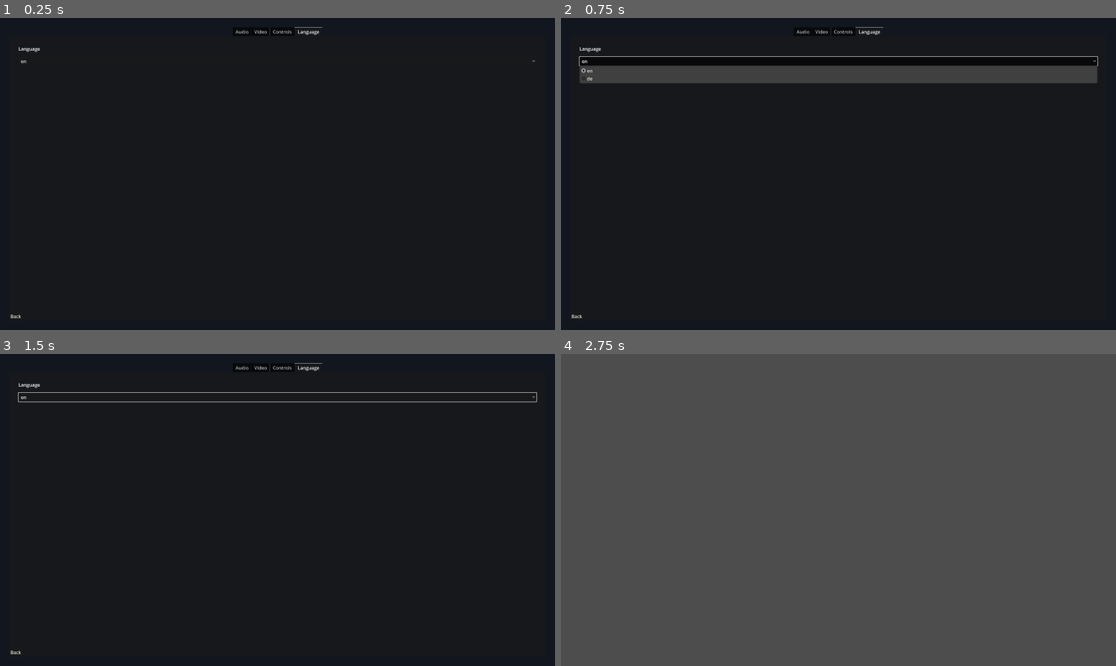
Above: before the commit, frames 1-4 (two rows, left to right).
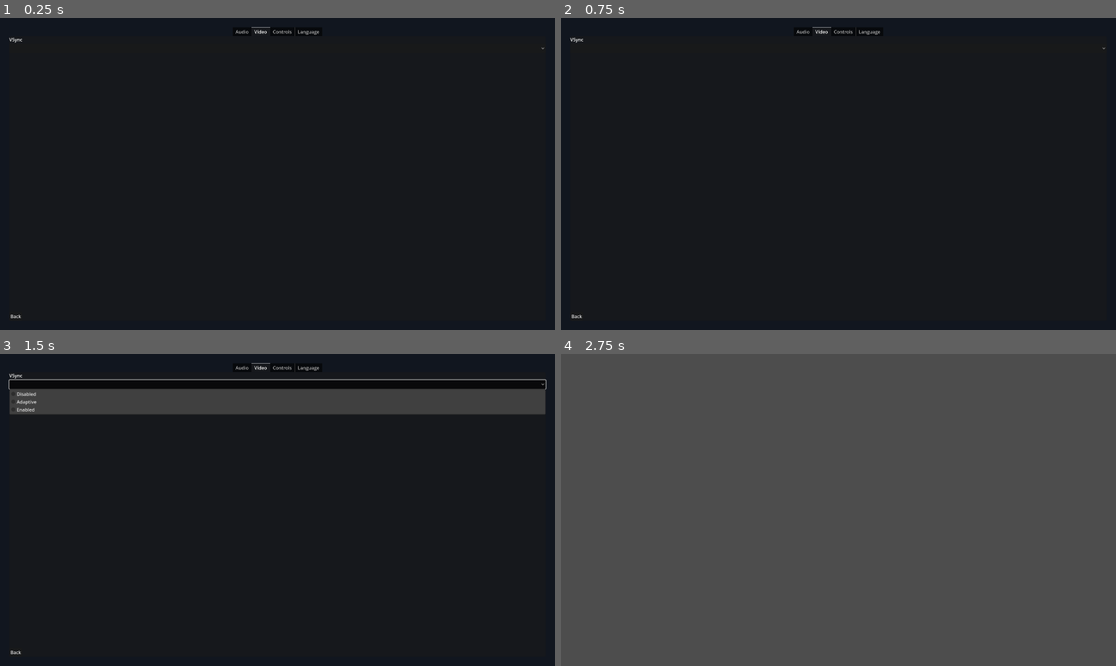
Above: after the commit, the same moments.

Repository: Dreat15/godot4-main-menu-template
Game: Godot game, scene res://settings_menu.tscn
Two runs of this game, one before a commit and one after it. Both use one fixed random seed, a clock stepped at 60 frames per second and the inputs below. This scene is started directly instead of the project's main scene.
Inputs (mouse positions are in pixels of both pictures, inside the frame that each line leads up to):
- Up to frame 1 (0.25 s): no input
- Up to frame 2 (0.75 s): click (838, 61) at 0.5 s, where only the run before the commit has a clickable "en"
- Up to frame 3 (1.5 s): click (277, 385) at 1.27 s
- Up to frame 4 (2.75 s): click "Back" at 2 s

The runs differ from the first frame. In frame 1, 0.1% of the frame differs, in the area x 1-99%, y 2-15%; in frame 2, 5.5%; in frame 3, 8.5%, in the area x 1-99%, y 2-20%; in frame 4, nothing differs.

Commit message:
added vsync to settings

Diff:
--- a/main_menu.gd
+++ b/main_menu.gd
@@ -38,7 +38,6 @@
 	var locale = config.get_value("language", "locale", OS.get_locale_language())
 	TranslationServer.set_locale(locale)
 
-
 @onready var main_menu_label:Label = $MarginContainer/VBoxContainer/Label
 @onready var start_game_button:Button = $MarginContainer/VBoxContainer/ButtonVBox/StartGameButton
 @onready var options_button:Button = $MarginContainer/VBoxContainer/ButtonVBox/OptionsButton
--- a/settings_menu.gd
+++ b/settings_menu.gd
@@ -52,6 +52,7 @@
 	#audio
 	config.set_value("audio", "volume", volume_slider.value)
 	#video
+	config.set_value("video", "vsync", v_sync_option_button.get_selected_id())
 	#controls
 	#language
 	config.set_value("language", "locale", TranslationServer.get_locale())
@@ -70,10 +71,27 @@
 	volume_slider.value = volume
 	AudioServer.set_bus_volume_db(0, volume/5)
 	#video
+	var vsync = config.get_value("video", "vsync", 2)
+	v_sync_option_button.select(vsync)
+	if vsync == 0: # Disabled (default)
+		DisplayServer.window_set_vsync_mode(DisplayServer.VSYNC_DISABLED)
+	elif vsync == 1: # Adaptive
+		DisplayServer.window_set_vsync_mode(DisplayServer.VSYNC_ADAPTIVE)
+	elif vsync == 2: # Enabled
+		DisplayServer.window_set_vsync_mode(DisplayServer.VSYNC_ENABLED)
 	#controls
 	#language
 	var locale = config.get_value("language", "locale", OS.get_locale_language())
 	TranslationServer.set_locale(locale)
+
+func _on_v_sync_item_selected(index: int) -> void:
+	if index == 0: # Disabled (default)
+		DisplayServer.window_set_vsync_mode(DisplayServer.VSYNC_DISABLED)
+	elif index == 1: # Adaptive
+		DisplayServer.window_set_vsync_mode(DisplayServer.VSYNC_ADAPTIVE)
+	elif index == 2: # Enabled
+		DisplayServer.window_set_vsync_mode(DisplayServer.VSYNC_ENABLED)
+
 
 signal settings_closed()
 
@@ -85,7 +103,7 @@
 
 #video
 @onready var video_tab:VBoxContainer = $Background/VBoxContainer/TabContainer/Video
-
+@onready var v_sync_option_button:OptionButton = $Background/VBoxContainer/TabContainer/Video/VSync
 #controls
 @onready var controls_tab:VBoxContainer = $Background/VBoxContainer/TabContainer/Controls
 
--- a/settings_menu.tscn
+++ b/settings_menu.tscn
@@ -36,7 +36,7 @@
 [node name="TabContainer" type="TabContainer" parent="Background/VBoxContainer"]
 layout_mode = 2
 tab_alignment = 1
-current_tab = 3
+current_tab = 1
 
 [node name="Audio" type="MarginContainer" parent="Background/VBoxContainer/TabContainer"]
 visible = false
@@ -64,9 +64,22 @@
 stream = ExtResource("2_0cmel")
 
 [node name="Video" type="VBoxContainer" parent="Background/VBoxContainer/TabContainer"]
-visible = false
 layout_mode = 2
 metadata/_tab_index = 1
+
+[node name="VSyncLabel" type="Label" parent="Background/VBoxContainer/TabContainer/Video"]
+layout_mode = 2
+text = "VSync"
+
+[node name="VSync" type="OptionButton" parent="Background/VBoxContainer/TabContainer/Video"]
+layout_mode = 2
+item_count = 3
+popup/item_0/text = "Disabled"
+popup/item_0/id = 0
+popup/item_1/text = "Adaptive"
+popup/item_1/id = 1
+popup/item_2/text = "Enabled"
+popup/item_2/id = 2
 
 [node name="Controls" type="VBoxContainer" parent="Background/VBoxContainer/TabContainer"]
 visible = false
@@ -74,6 +87,7 @@
 metadata/_tab_index = 2
 
 [node name="Language" type="MarginContainer" parent="Background/VBoxContainer/TabContainer"]
+visible = false
 layout_mode = 2
 theme_override_constants/margin_left = 32
 theme_override_constants/margin_top = 32
@@ -100,5 +114,6 @@
 text = "Back"
 
 [connection signal="value_changed" from="Background/VBoxContainer/TabContainer/Audio/VBoxContainer/HSlider" to="." method="_on_h_slider_value_changed"]
+[connection signal="item_selected" from="Background/VBoxContainer/TabContainer/Video/VSync" to="." method="_on_v_sync_item_selected"]
 [connection signal="item_selected" from="Background/VBoxContainer/TabContainer/Language/VBoxContainer/OptionButton" to="." method="_on_option_button_item_selected"]
 [connection signal="pressed" from="Background/VBoxContainer/BackButton" to="." method="_on_back_button_pressed"]
